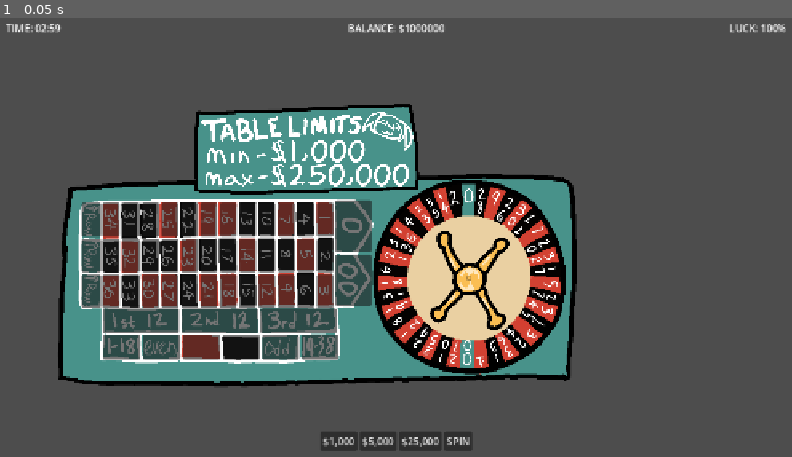
Above: before the commit, frame 1.
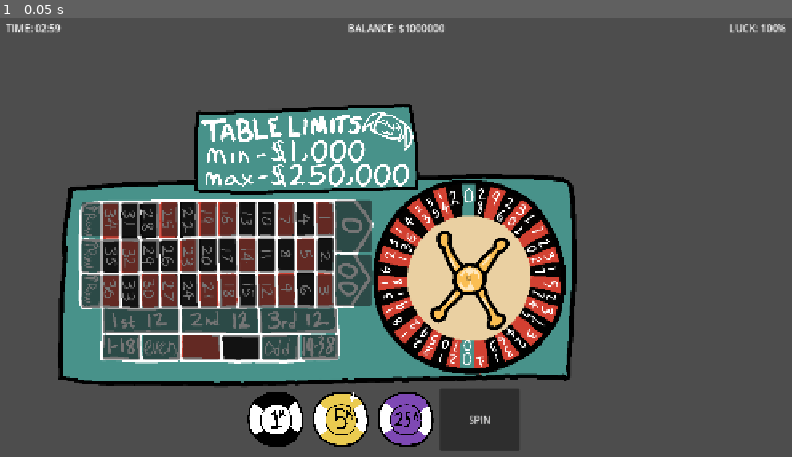
Above: after the commit, the same moment.

Repository: JordanRaia/gmtk-game-jam-2026
Game: Godot game, scene res://MainScene.tscn
Same seed, same stepped clock (60 frames per second), same inputs: the game is played once before the commit and once after it.
Inputs:
- Up to frame 1 (0.05 s): no input

The runs differ from the first frame. In frame 1, 3.7% of the frame differs, in the area x 31-66%, y 84-99%.

Commit message:
draggable chips

Diff:
--- a/MainScene.tscn
+++ b/MainScene.tscn
@@ -6,6 +6,9 @@
 [ext_resource type="Script" uid="uid://b4xp81d6dywgf" path="res://Scripts/BettingDropZone.gd" id="4_5crlr"]
 [ext_resource type="Script" uid="uid://nr0io8g5x058" path="res://Scripts/TableLimitsBoard.gd" id="5_a814b"]
 [ext_resource type="Texture2D" uid="uid://yoh5bbv8j7mb" path="res://Assets/tablelimits.png" id="6_5crlr"]
+[ext_resource type="Texture2D" uid="uid://syktsk6al06o" path="res://Assets/art/1kchip.png" id="7_1kchip"]
+[ext_resource type="Texture2D" uid="uid://b0s1dkjvh7f4w" path="res://Assets/art/5kchip.png" id="8_5kchip"]
+[ext_resource type="Texture2D" uid="uid://bkaqfy23th3qe" path="res://Assets/art/25k.png" id="9_25kchip"]
 
 [node name="Main Scene" type="Node2D" unique_id=1180250988]
 script = ExtResource("1_uxrcv")
@@ -58,33 +61,40 @@
 anchor_top = 1.0
 anchor_right = 0.5
 anchor_bottom = 1.0
-offset_left = -97.0
-offset_top = -47.0
-offset_right = 97.0
+offset_left = -242.25
+offset_top = -100.0
+offset_right = 242.25
 offset_bottom = -16.0
 grow_horizontal = 2
 grow_vertical = 0
 
-[node name="Chip1000" type="Button" parent="CanvasLayer/UI_Layer/ChipTray" unique_id=1920375522]
-layout_mode = 2
-text = "$1,000"
+[node name="Chip1000" type="TextureRect" parent="CanvasLayer/UI_Layer/ChipTray" unique_id=575246137]
+custom_minimum_size = Vector2(100, 100)
+layout_mode = 2
+texture = ExtResource("7_1kchip")
+expand_mode = 1
 script = ExtResource("2_rf2cd")
 
-[node name="Chip5000" type="Button" parent="CanvasLayer/UI_Layer/ChipTray" unique_id=30108271]
-layout_mode = 2
-text = "$5,000"
+[node name="Chip5000" type="TextureRect" parent="CanvasLayer/UI_Layer/ChipTray" unique_id=1275956127]
+custom_minimum_size = Vector2(100, 100)
+layout_mode = 2
+texture = ExtResource("8_5kchip")
+expand_mode = 1
 script = ExtResource("2_rf2cd")
 chip_value = 5000
 
-[node name="Chip25000" type="Button" parent="CanvasLayer/UI_Layer/ChipTray" unique_id=1345217810]
-layout_mode = 2
-text = "$25,000"
+[node name="Chip25000" type="TextureRect" parent="CanvasLayer/UI_Layer/ChipTray" unique_id=42250852]
+custom_minimum_size = Vector2(100, 100)
+layout_mode = 2
+texture = ExtResource("9_25kchip")
+expand_mode = 1
+stretch_mode = 5
 script = ExtResource("2_rf2cd")
 chip_value = 25000
 
 [node name="SpinButton" type="Button" parent="CanvasLayer/UI_Layer/ChipTray" unique_id=1853546206]
 layout_mode = 2
-text = "SPIN"
+text = "          SPIN          "
 
 [node name="RouletteTable" type="TextureRect" parent="CanvasLayer/UI_Layer" unique_id=87814310]
 layout_mode = 1
--- a/Scripts/DraggableChip.gd
+++ b/Scripts/DraggableChip.gd
@@ -1,12 +1,21 @@
-extends Button
+extends TextureRect
 
 @export var chip_value: int = 1000
 
 func _get_drag_data(_at_position: Vector2) -> Variant:
-	# Create a visual preview of the chip while dragging
-	var preview = Label.new()
-	preview.text = "$" + str(chip_value)
-	set_drag_preview(preview)
+    # Create a visual preview of the chip while dragging
+    var preview_texture = TextureRect.new()
+    preview_texture.texture = texture
+    preview_texture.expand_mode = TextureRect.EXPAND_IGNORE_SIZE
+    var drag_size = size / 4.0
+    preview_texture.size = drag_size
 
-	# Return the data payload you want to send to the drop zone
-	return {"amount": chip_value}
+    # Center the preview on the mouse cursor
+    var preview_control = Control.new()
+    preview_control.add_child(preview_texture)
+    preview_texture.position = -0.5 * drag_size
+
+    set_drag_preview(preview_control)
+
+    # Return the data payload you want to send to the drop zone
+    return {"amount": chip_value}
--- a/Scripts/MainScene.gd
+++ b/Scripts/MainScene.gd
@@ -4,14 +4,18 @@
 @onready var timer_label: Label = $CanvasLayer/UI_Layer/TimerLabel
 @onready var luck_label: Label = $CanvasLayer/UI_Layer/LuckLabel
 
-@onready var chip_1000: Button = $CanvasLayer/UI_Layer/ChipTray/Chip1000
-@onready var chip_5000: Button = $CanvasLayer/UI_Layer/ChipTray/Chip5000
-@onready var chip_25000: Button = $CanvasLayer/UI_Layer/ChipTray/Chip25000
+@onready var chip_1000: TextureRect = $CanvasLayer/UI_Layer/ChipTray/Chip1000
+@onready var chip_5000: TextureRect = $CanvasLayer/UI_Layer/ChipTray/Chip5000
+@onready var chip_25000: TextureRect = $CanvasLayer/UI_Layer/ChipTray/Chip25000
 
 func _ready() -> void:
-	chip_1000.pressed.connect(func(): _on_chip_selected(1000))
-	chip_5000.pressed.connect(func(): _on_chip_selected(5000))
-	chip_25000.pressed.connect(func(): _on_chip_selected(25000))
+	chip_1000.gui_input.connect(func(event: InputEvent): _on_chip_gui_input(event, 1000))
+	chip_5000.gui_input.connect(func(event: InputEvent): _on_chip_gui_input(event, 5000))
+	chip_25000.gui_input.connect(func(event: InputEvent): _on_chip_gui_input(event, 25000))
+
+func _on_chip_gui_input(event: InputEvent, amount: int) -> void:
+	if event is InputEventMouseButton and event.button_index == MOUSE_BUTTON_LEFT and event.pressed:
+		_on_chip_selected(amount)
 
 func _on_chip_selected(amount: int) -> void:
 	GameState.current_selected_chip = amount
